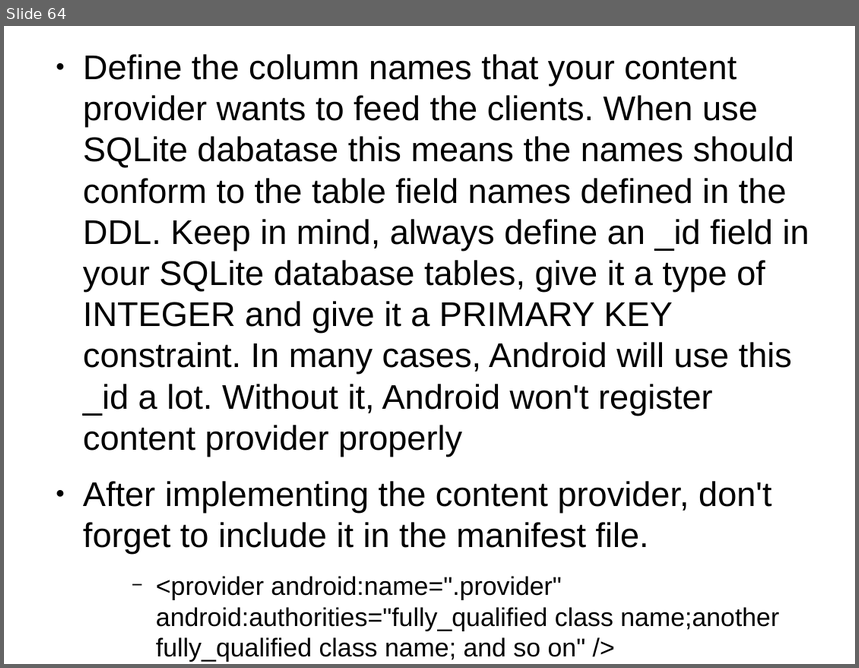
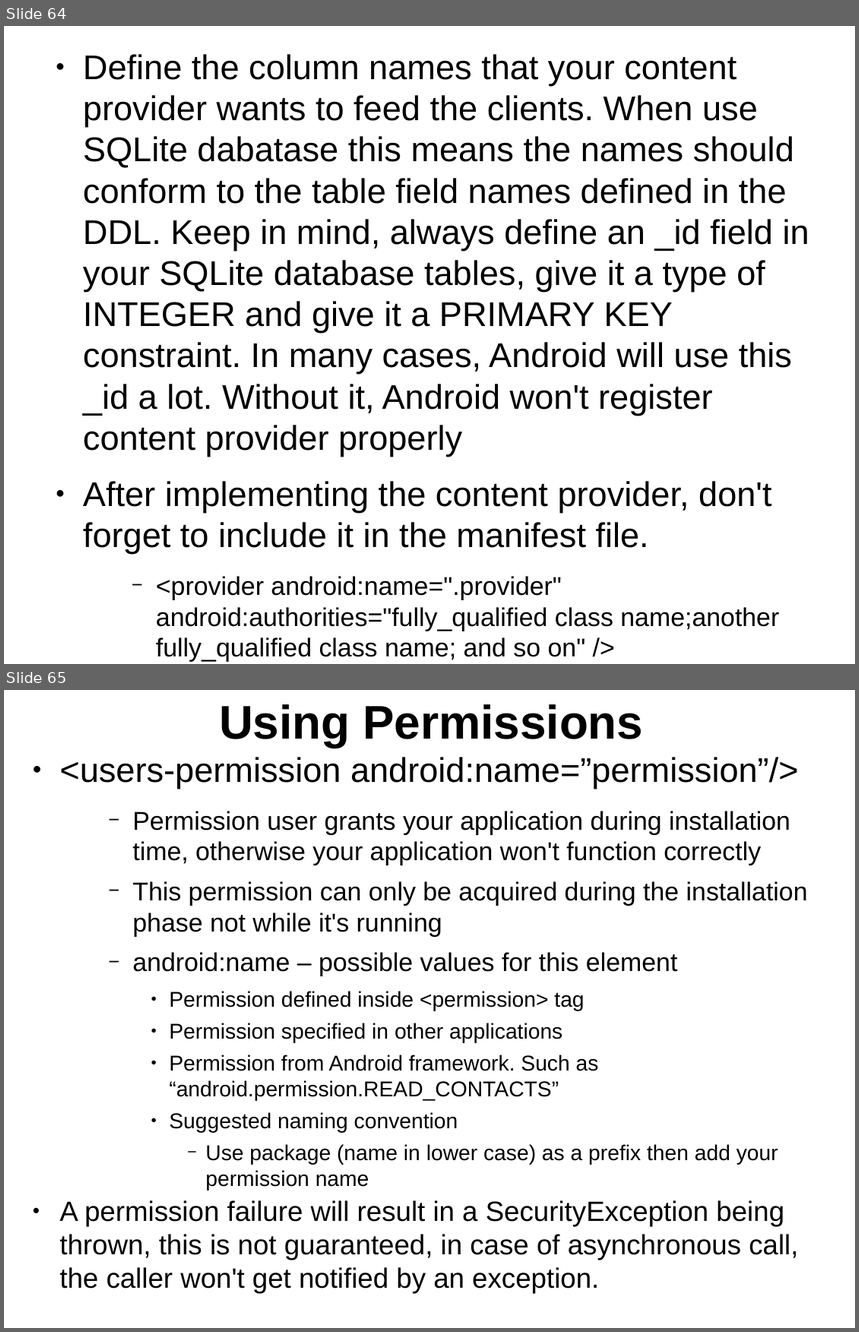
Before and after one commit to thegreatdao/testa, a slide deck: assets/android2.odp. Shown one above the other, each under a label of ours: slide 64 before the commit, slides 64 and 65 after it. The pictures are 859x668 and 859x1332 pixels, drawn with LibreOffice and Linux fonts; fonts in the diff are those of the drawing. Boxes give left, top, right and bottom in pixels: in the first picture for what was removed or moved away, otherwise in the second. Text is boxed around its words. In the diff, an @@ line names an element or a change of style, - is before the commit and + after.

```diff
--- a/assets/android2.odp
+++ b/assets/android2.odp
@@ slide 65 added at bbox=[4, 690, 855, 1328], background #FFFFFF @@
@@ title added at bbox=[219, 704, 644, 747], 44 pt, text #000000, bold @@
+Using Permissions
@@ text added at bbox=[59, 757, 808, 1293], 20 pt, text #000000 @@
+● <users-permission android:name=”permission”/>
+    − Permission user grants your application during installation time, otherwise your application won't function correctly
+    − This permission can only be acquired during the installation phase not while it's running
+    − android:name – possible values for this element
+      ● Permission defined inside <permission> tag
+      ● Permission specified in other applications
+      ● Permission from Android framework. Such as “android.permission.READ_CONTACTS”
+      ● Suggested naming convention
+        − Use package (name in lower case) as a prefix then add your permission name
+● A permission failure will result in a SecurityException being thrown, this is not guaranteed, in case of asynchronous call, the caller won't get notified by an exception.
```
Also in this commit, not shown: 7 other slides added.
